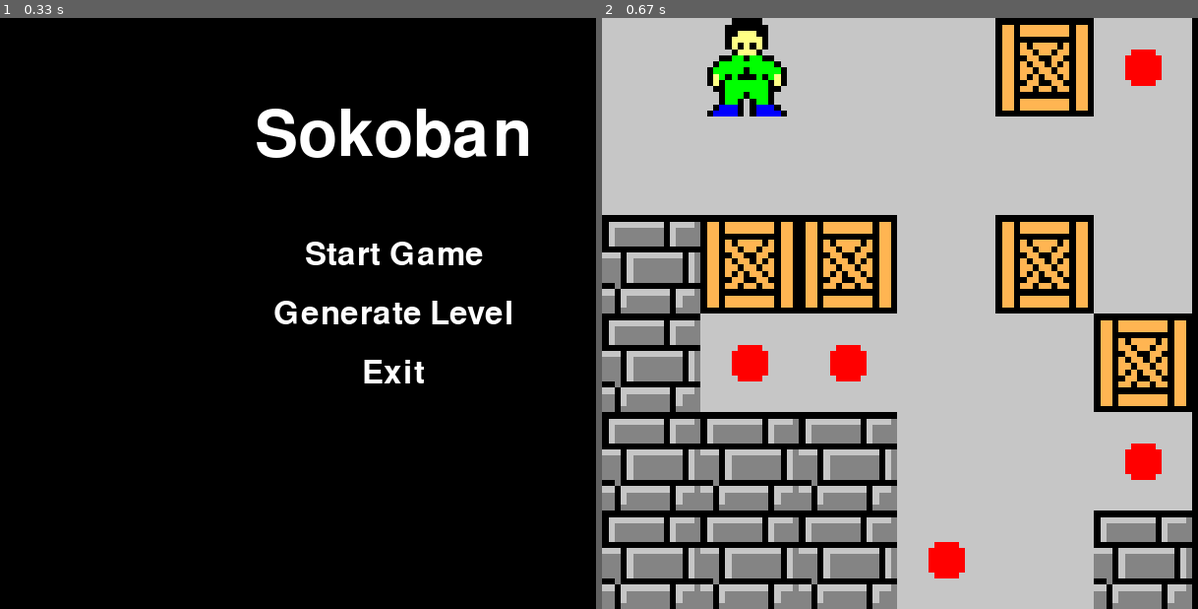
Above: before the commit, frames 1-2 (left to right).
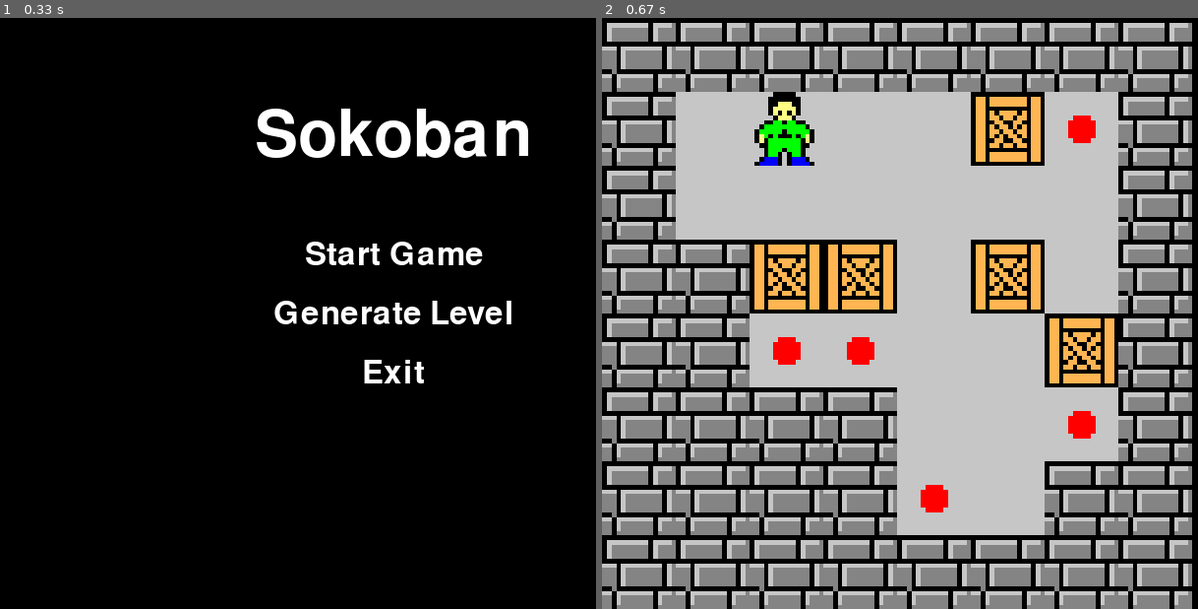
Above: after the commit, the same moments.

Repository: SunnyYYLin/pysokoban
Game: pygame game, started from main.py
Same seed, same stepped clock (60 frames per second), same inputs: the game is played once before the commit and once after it.
Inputs:
- Up to frame 1 (0.33 s): no input
- Up to frame 2 (0.67 s): click "Generate Level" at 0.38 s

Frame 1 is identical in both runs. In frame 2, 52% of the frame differs, in the area x 0-100%, y 0-100%.

Commit message:
Update game.py

Diff:
--- a/game/game.py
+++ b/game/game.py
@@ -238,6 +238,6 @@
         """
         state= generate()
 
-        self.problem = SokobanProblem(state.map)
-        self.map = state.map
+        self.problem = SokobanProblem(state.show_map)
+        self.map = state.show_map
         self.display.state = State.GAMING
